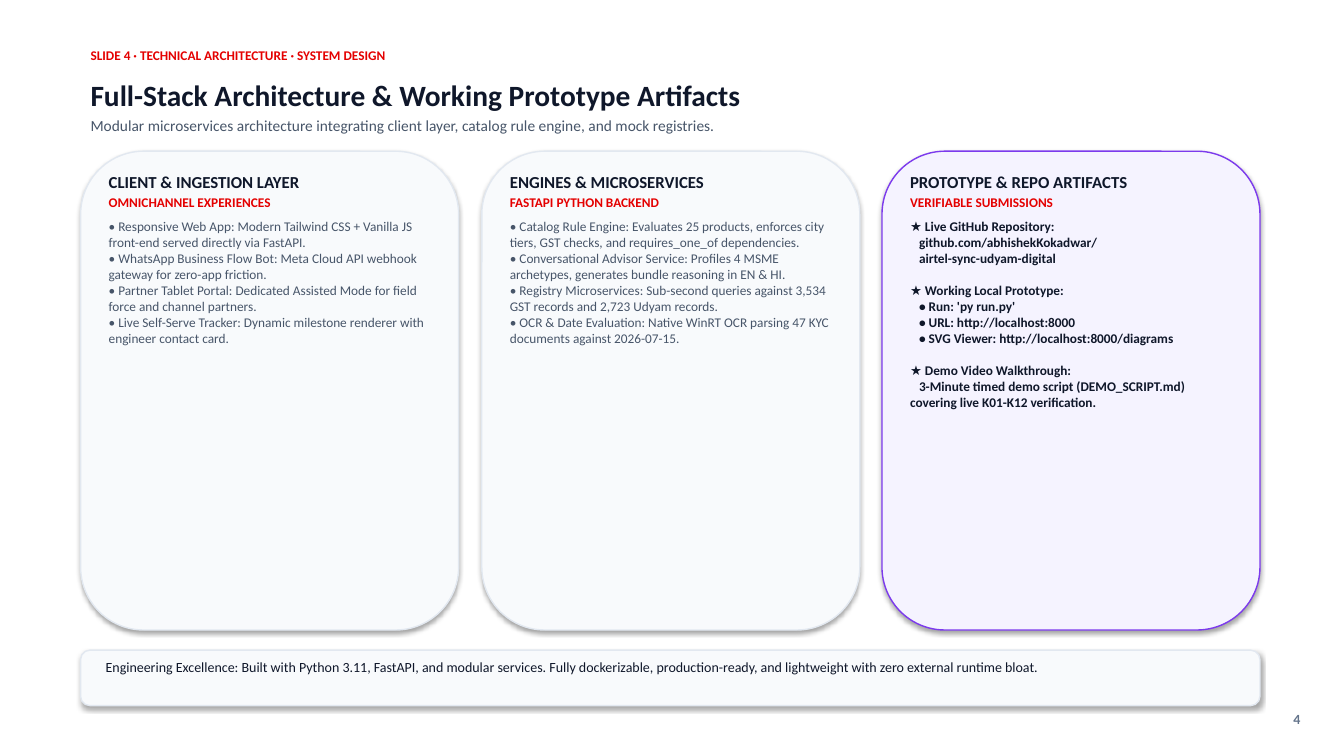
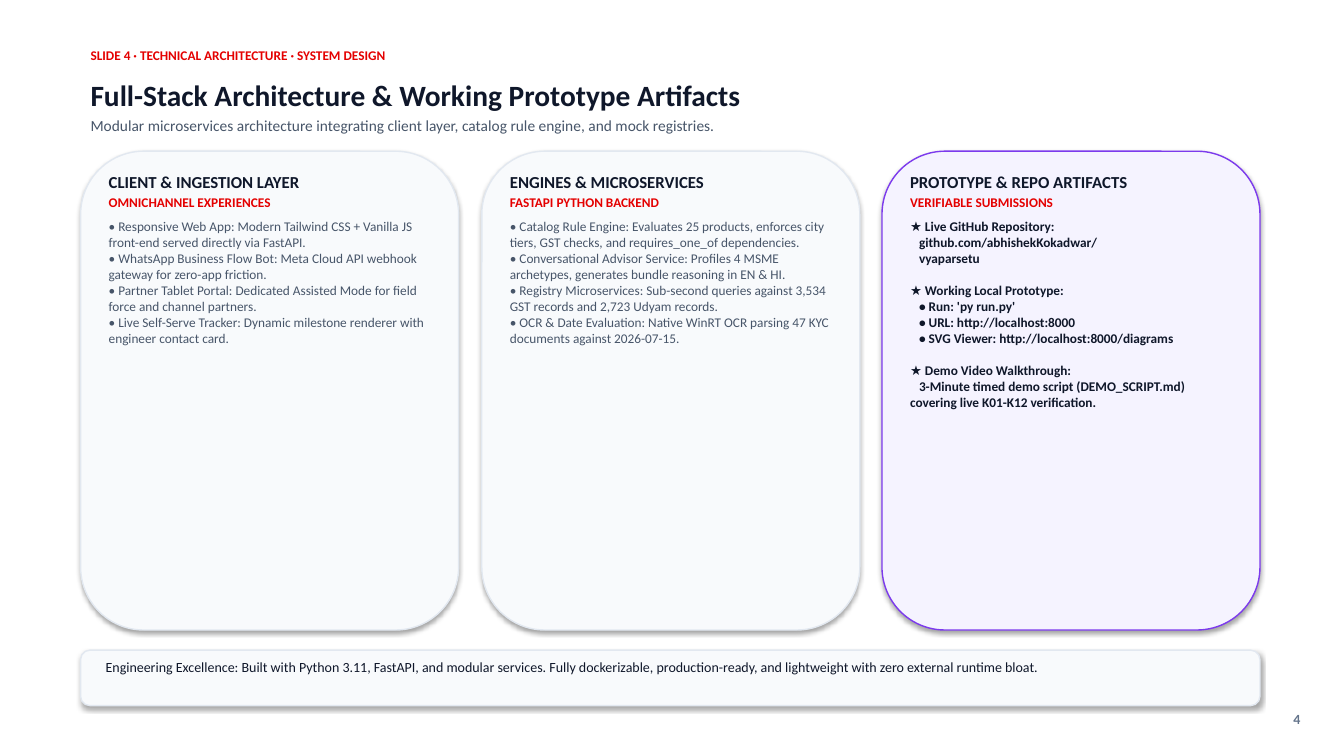
Before and after one commit to abhishekKokadwar/vyaparsetu, a slide deck: slide 5 of Hacker_247_ABVIIITMGwalior.pptx. Drawn at 1344x756 pixels with LibreOffice and Linux fonts; fonts in the diff are those of the drawing. Boxes give left, top, right and bottom in pixels: in the first picture for what was removed or moved away, otherwise in the second. Text is boxed around its words. In the diff, an @@ line names an element or a change of style, - is before the commit and + after.

Commit message:
chore: update repository name to vyaparsetu and update all links in decks and code

```diff
--- a/Hacker_247_ABVIIITMGwalior.pptx
+++ b/Hacker_247_ABVIIITMGwalior.pptx
@@ text at [910,221,1184,410]: text changed @@
-★ Live GitHub Repository:
-github.com/abhishekKokadwar/
-airtel-sync-udyam-digital
-★ Working Local Prototype:
-• Run: 'py run.py'
-• URL: http://localhost:8000
-• SVG Viewer: http://localhost:8000/diagrams
-★ Demo Video Walkthrough:
-3-Minute timed demo script (DEMO_SCRIPT.md) covering live K01-K12 verification.
+★ Live GitHub Repository:
+github.com/abhishekKokadwar/
+vyaparsetu
+★ Working Local Prototype:
+• Run: 'py run.py'
+• URL: http://localhost:8000
+• SVG Viewer: http://localhost:8000/diagrams
+★ Demo Video Walkthrough:
+3-Minute timed demo script (DEMO_SCRIPT.md) covering live K01-K12 verification.
```
Also in this commit, not shown: 1 other slide changed, 10 other files.
